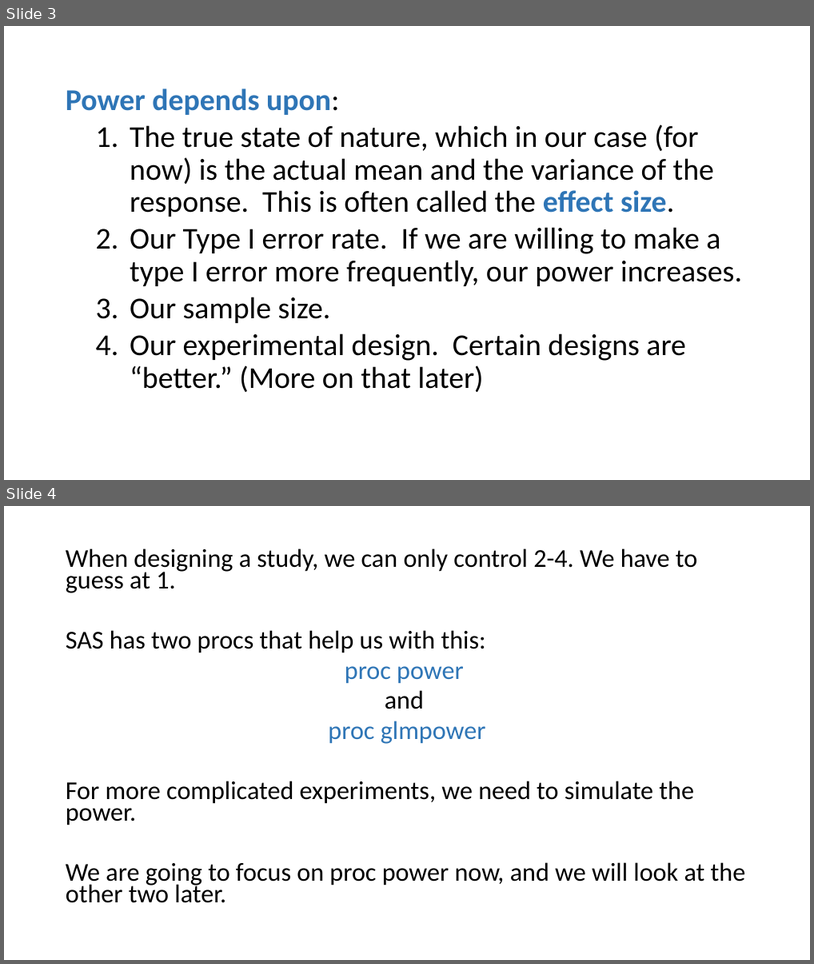
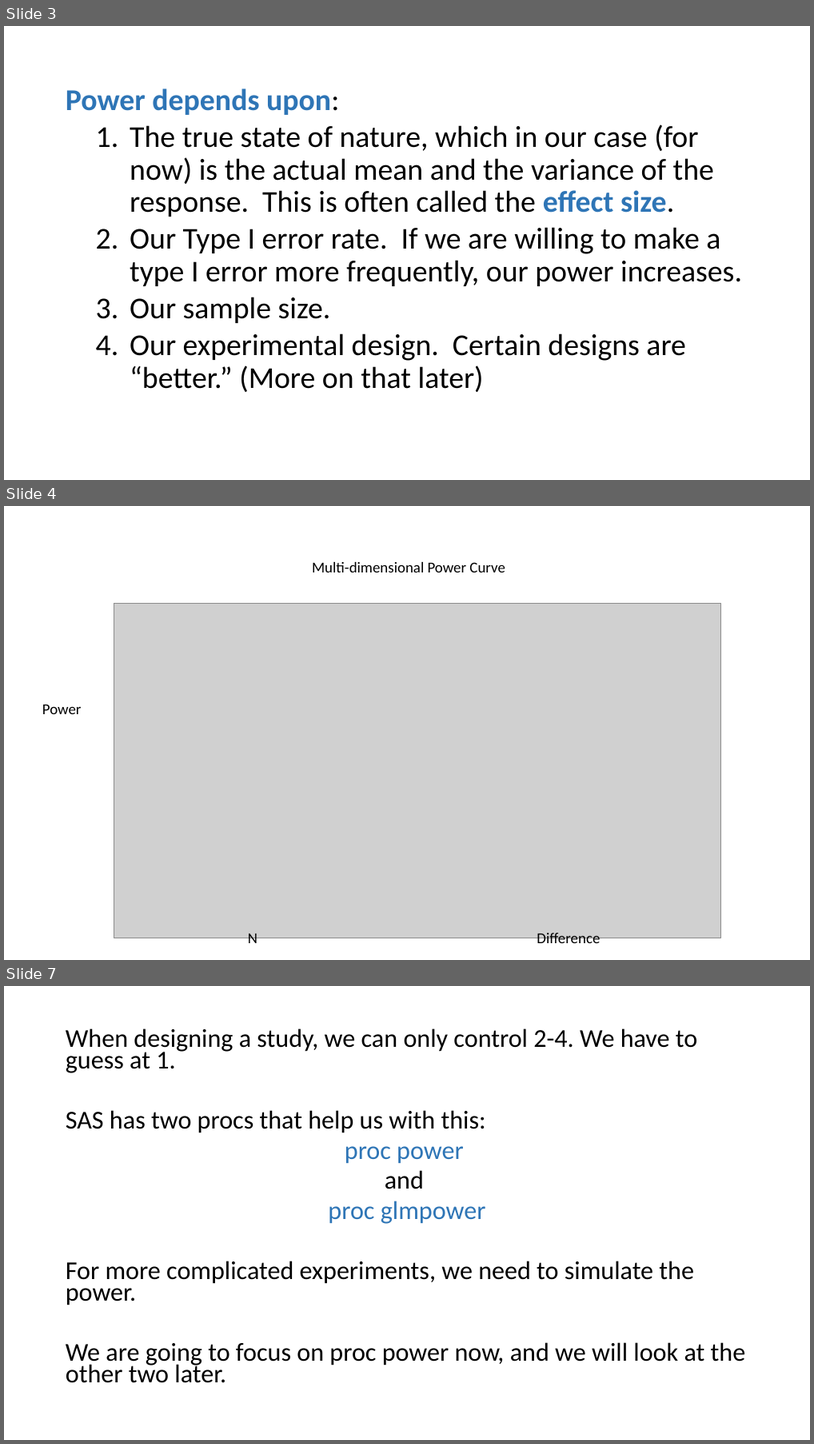
Before and after one commit to dhbrand/iaa_spring1_hw, a slide deck: d_of_e/slides/powerpoints/DOE Power-Ttests.pptx. Shown one above the other, each under a label of ours: slides 3 and 4 before the commit, slides 3, 4 and 7 after it; the slides between them are not shown. The pictures are 814x964 and 814x1444 pixels, drawn with LibreOffice and Linux fonts; fonts in the diff are those of the drawing; grey boxes stand for pictures. Boxes give left, top, right and bottom in pixels: in the first picture for what was removed or moved away, otherwise in the second. Text is boxed around its words. In the diff, an @@ line names an element or a change of style, - is before the commit and + after.

```diff
--- a/d_of_e/slides/powerpoints/DOE Power-Ttests.pptx
+++ b/d_of_e/slides/powerpoints/DOE Power-Ttests.pptx
@@ slide 4 added at bbox=[4, 506, 810, 960], background #FFFFFF @@
@@ text added at bbox=[312, 562, 505, 572], 18 pt, text #000000 @@
+Multi-dimensional Power Curve
@@ picture added at bbox=[114, 604, 721, 937] @@
@@ text added at bbox=[42, 704, 82, 714], 18 pt, text #000000 @@
+Power
@@ text added at bbox=[248, 933, 258, 947], 18 pt, text #000000 @@
+N
@@ text added at bbox=[537, 932, 600, 947], 18 pt, text #000000 @@
+Difference
@@ what was slide 4 is now slide 7 @@
```
Also in this commit, not shown: 2 other slides added, 9 other files.
